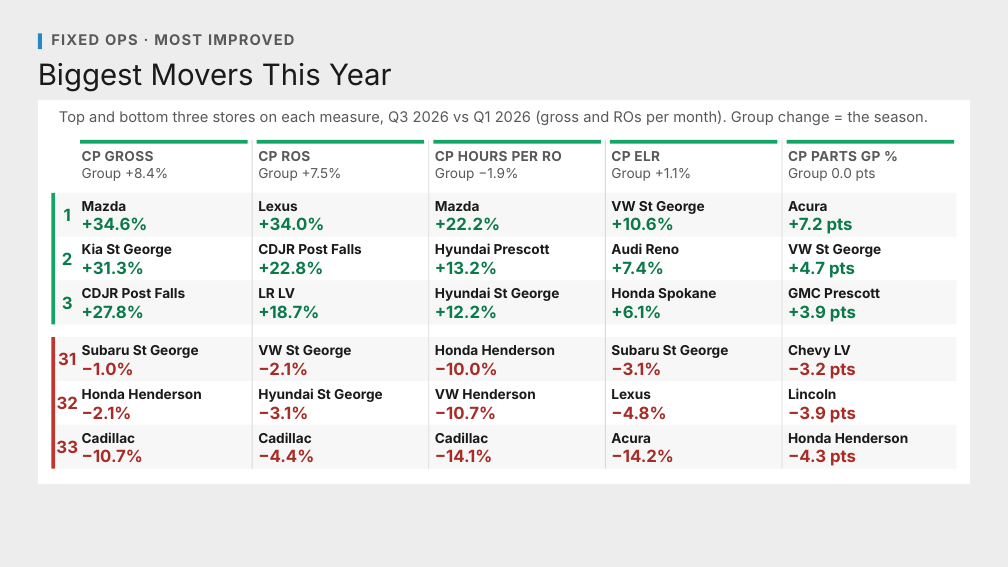
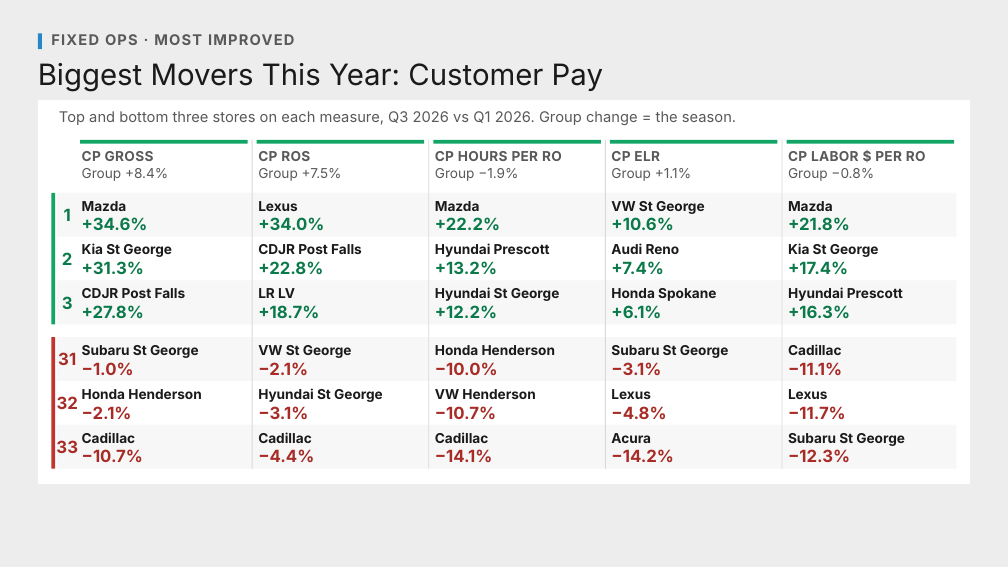
Before and after one commit to Ndresner/Noah, a slide deck: slide 3 of day2-deck/decks/Most Improved v2 - Review.pptx. Drawn at 1008x567 pixels with LibreOffice and Linux fonts; fonts in the diff are those of the drawing. Boxes give left, top, right and bottom in pixels: in the first picture for what was removed or moved away, otherwise in the second. Text is boxed around its words. In the diff, an @@ line names an element or a change of style, - is before the commit and + after.

```diff
--- a/day2-deck/decks/Most Improved v2 - Review.pptx
+++ b/day2-deck/decks/Most Improved v2 - Review.pptx
@@ text at <box>38,63,603,92</box>: text changed @@
-Biggest Movers This Year
+Biggest Movers This Year: Customer Pay
@@ text at <box>59,111,736,125</box>: text changed @@
-Top and bottom three stores on each measure, Q3 2026 vs Q1 2026 (gross and ROs per month). Group change = the season.
+Top and bottom three stores on each measure, Q3 2026 vs Q1 2026. Group change = the season.
@@ text at <box>788,168,874,181</box>: text changed @@
-Group 0.0 pts
+Group −0.8%
@@ text at <box>788,151,926,161</box>: text changed @@
-CP PARTS GP %
+CP LABOR $ PER RO
@@ text at <box>788,201,833,211</box>: text changed @@
-Acura
+Mazda
@@ text at <box>788,217,850,230</box>: text changed @@
-+7.2 pts
++21.8%
@@ text at <box>788,243,879,257</box>: text changed @@
-VW St George
+Kia St George
@@ text at <box>788,261,848,274</box>: text changed @@
-+4.7 pts
++17.4%
@@ text at <box>788,287,903,301</box>: text changed @@
-GMC Prescott
+Hyundai Prescott
@@ text at <box>788,305,850,318</box>: text changed @@
-+3.9 pts
++16.3%
@@ text at <box>788,344,842,355</box>: text changed @@
-Chevy LV
+Cadillac
@@ text at <box>788,362,842,375</box>: text changed @@
-−3.2 pts
+−11.1%
@@ text at <box>788,389,828,399</box>: text changed @@
-Lincoln
+Lexus
@@ text at <box>788,406,846,419</box>: text changed @@
-−3.9 pts
+−11.7%
@@ text at <box>788,449,850,462</box>: text changed @@
-−4.3 pts
+−12.3%
@@ text at <box>788,433,905,446</box>: text changed @@
-Honda Henderson
+Subaru St George
```
Also in this commit, not shown: 7 other slides changed, 1 slide added, 16 other files.
